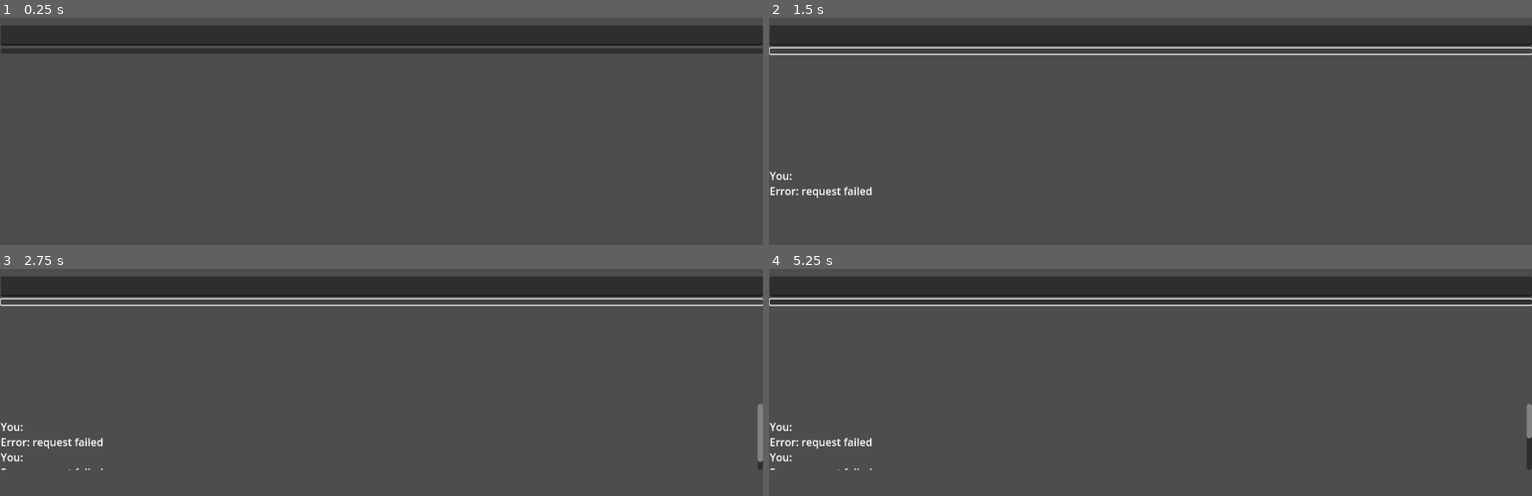
Above: before the commit, frames 1-4 (two rows, left to right).
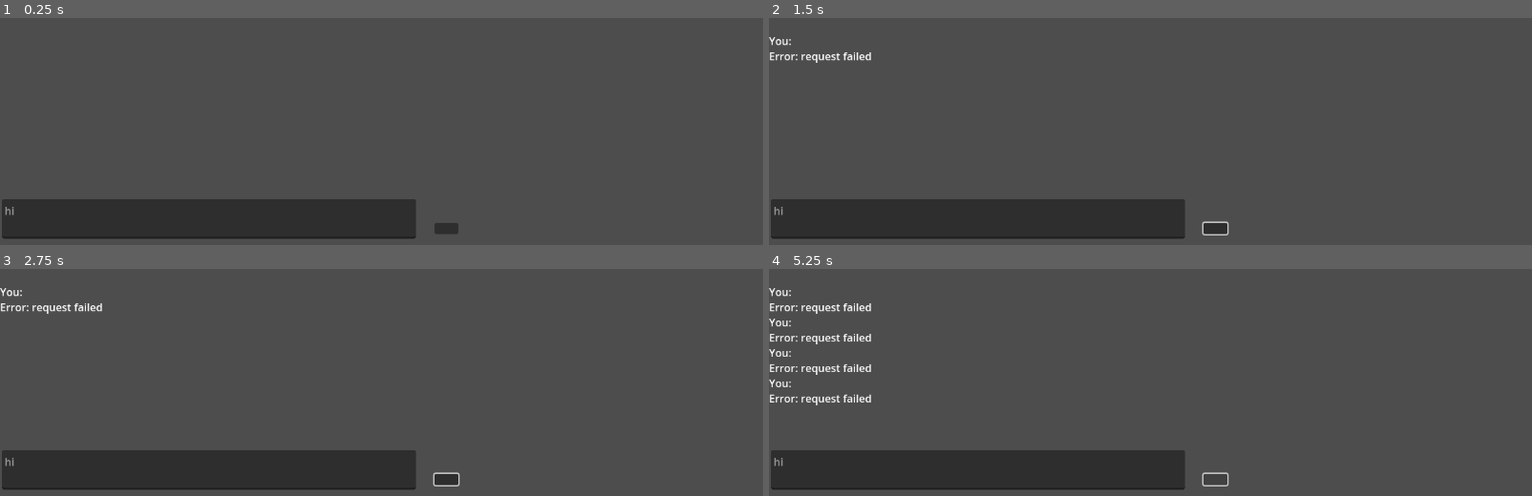
Above: after the commit, the same moments.

Repository: OdysseasLS/HAI_godot_template
Game: Godot game, scene res://scenes/main.tscn
The game is run twice, just before and just after one commit, with the same random seed, the same clock (stepped at 60 frames per second) and the same inputs. Before the commit the project starts from res://scenes/test.tscn.
Inputs (mouse positions are in pixels of both pictures, inside the frame that each line leads up to):
- Up to frame 1 (0.25 s): no input
- Up to frame 2 (1.5 s): click (1219, 229) at 0.52 s; click (1150, 52) at 1.27 s
- Up to frame 3 (2.75 s): click (381, 303) at 2.02 s
- Up to frame 4 (5.25 s): click (1219, 480) at 2.77 s; click (1150, 303) at 3.52 s; click (1219, 480) at 4.27 s; tap Enter at 5 s

The runs differ from the first frame. In frame 1, 20% of the frame differs, in the area x 0-100%, y 3-98%; in frame 2, 21%; in frame 3, 21%; in frame 4, 24%.

Commit message:
make new main scene

Diff:
--- a/project.godot
+++ b/project.godot
@@ -11,7 +11,7 @@
 [application]
 
 config/name="HAI_template"
-run/main_scene="uid://pi6mkvsjbu2a"
+run/main_scene="uid://ctp0tkd71skxi"
 config/features=PackedStringArray("4.4", "GL Compatibility")
 config/icon="res://icon.svg"
 
--- /dev/null
+++ b/scenes/main.tscn
@@ -0,0 +1,37 @@
+[gd_scene load_steps=3 format=3 uid="uid://ctp0tkd71skxi"]
+
+[ext_resource type="Script" uid="uid://djkp48oc1yeni" path="res://scripts/main.gd" id="1_0wfyh"]
+[ext_resource type="PackedScene" uid="uid://c2suh5bep8hj3" path="res://scenes/agent.tscn" id="1_o5qli"]
+
+[node name="Main" type="Control"]
+layout_mode = 3
+anchors_preset = 0
+offset_right = 40.0
+offset_bottom = 40.0
+script = ExtResource("1_0wfyh")
+
+[node name="Agent" parent="." instance=ExtResource("1_o5qli")]
+
+[node name="Display" type="RichTextLabel" parent="."]
+offset_right = 692.0
+offset_bottom = 254.0
+
+[node name="Button" type="Button" parent="."]
+layout_mode = 1
+anchors_preset = -1
+anchor_right = 17.3
+anchor_bottom = 8.175
+offset_left = 656.0
+offset_top = 310.0
+offset_right = -6.10352e-05
+
+[node name="Input" type="TextEdit" parent="."]
+layout_mode = 1
+anchors_preset = -1
+anchor_right = 5.424
+anchor_bottom = 3.55
+offset_left = 3.0
+offset_top = 274.0
+offset_right = 411.04
+offset_bottom = 192.0
+placeholder_text = "hi"
--- /dev/null
+++ b/scripts/main.gd
@@ -0,0 +1,32 @@
+extends Control
+
+@onready var input = $Input
+@onready var display = $Display
+@onready var button = $Button
+@onready var agent = $Agent
+
+# Called when the node enters the scene tree for the first time.
+func _ready():
+
+	button.pressed.connect(_on_button_pressed)
+	agent.response_received.connect(_on_agent_response)
+	agent.error.connect(_on_agent_error)
+
+
+# Called every frame. 'delta' is the elapsed time since the previous frame.
+func _process(delta):
+	pass
+
+func _on_button_pressed():
+	var message = input.text
+	agent.reply(message)
+	display.text +="\nYou: " + message
+	input.text = ""
+	print(display.text)
+
+func _on_agent_response(response_text):
+	display.text += "\nAI: " + response_text
+
+func _on_agent_error(error_message):
+	display.text += "\nError: "+error_message
+	print("error ", error_message)
Not shown, added: scripts/main.gd.uid
